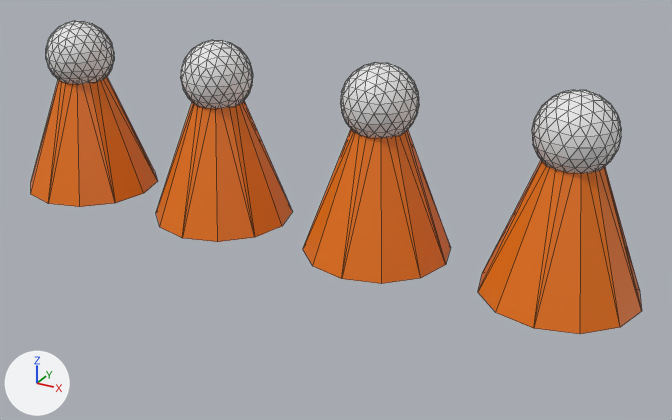
Two versions of the OBJ model game/assets/models/cones.obj, one commit apart.
Before and after are seen from a 50 mm lens placed at (0.56, -0.917, 0.497), pointed at (0.051, 0.008, 0.035). Lighting does not change. The marker at lower left points along +X, +Y and +Z. Mesh edges are drawn as thin lines. Where no turn or scale is listed for an object, it has been applied to the vertices.
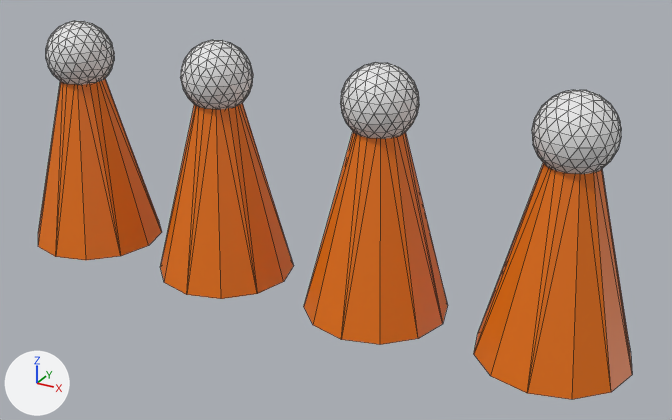
The newer file is also turned or shifted as a whole; pictures and numbers use the older file's frame.

Boxes [x1, y1, x2, y2] around the edits, measured in the pictures (672 x 420 px; the box of a moved part takes in the faces that stretch with it):
'Cone', reshaped (21% taller): before [31, 21, 642, 334]; after [38, 21, 632, 399]
part 1 of me_cone, moved or reshaped: before [31, 77, 642, 334]; after [38, 79, 632, 399]

Patch to the scene script:
```diff
--- a/game/assets/models/cones.obj.py
+++ b/game/assets/models/cones.obj.py
@@ me_cone @@
 me_cone.from_pydata(...)  # 704 vertices, 1284 faces; spans x -0.428..0.428, y -0.09..0.09, z 0.0..0.229
 # used by ob_cone; location = (0.0, 0.0, 0.0)
+# me_cone part 1: all 48 vertices in x -0.428..0.428, y -0.09..0.09, z 0.0 are moved by (0.0, 0.0, -0.08)
 me_cone.materials.append(mat_top_001)
```
